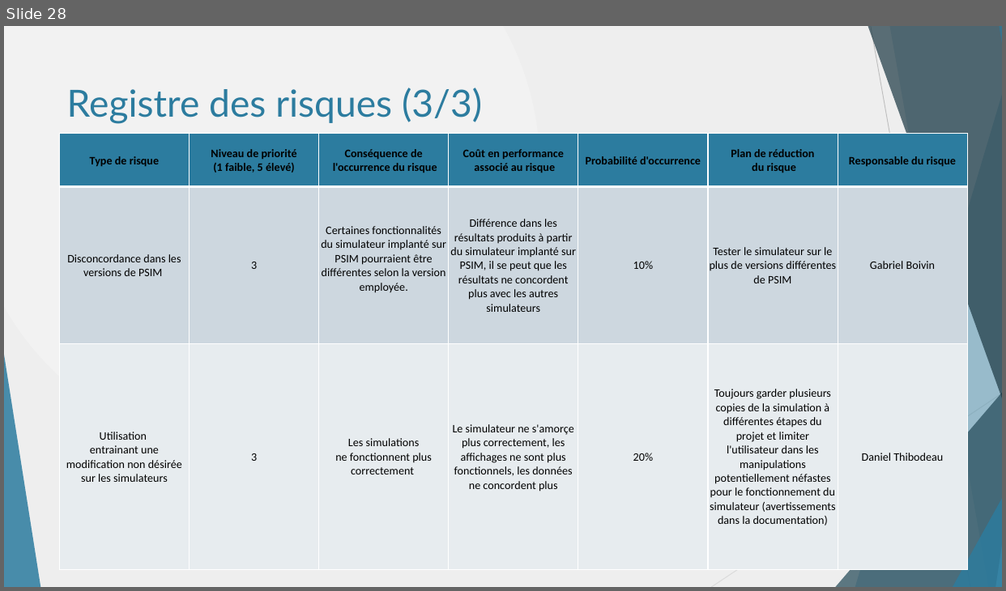
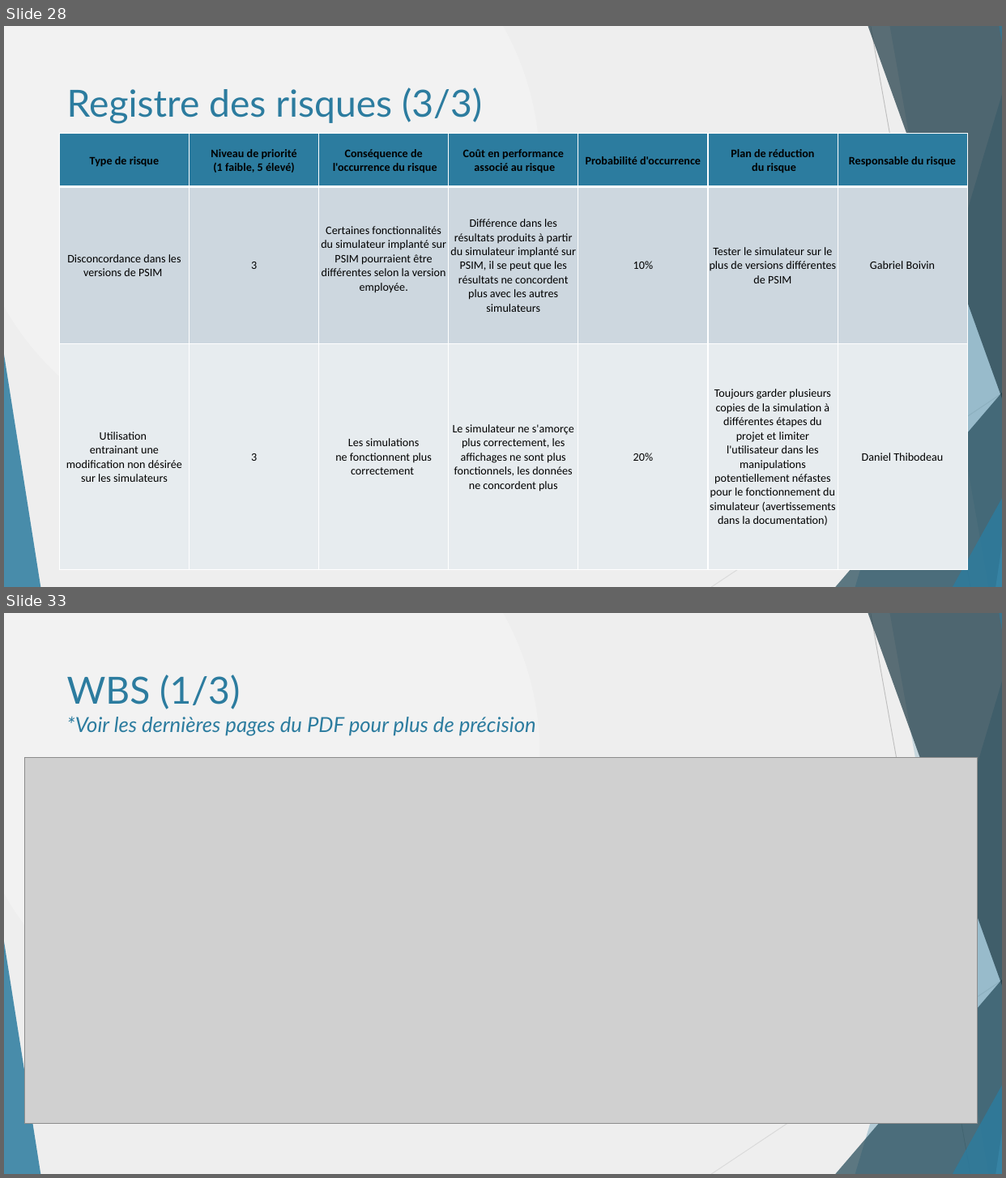
Before and after one commit to danthib76/DesignIV, a slide deck: Remise/Remise 1/Presentation_Remise_1.pptx. Shown one above the other, each under a label of ours: slide 28 before the commit, slides 28 and 33 after it; the slides between them are not shown. The pictures are 1006x591 and 1006x1178 pixels, drawn with LibreOffice and Linux fonts; fonts in the diff are those of the drawing; grey boxes stand for pictures. Boxes give left, top, right and bottom in pixels: in the first picture for what was removed or moved away, otherwise in the second. Text is boxed around its words. In the diff, an @@ line names an element or a change of style, - is before the commit and + after.

```diff
--- a/Remise/Remise 1/Presentation_Remise_1.pptx
+++ b/Remise/Remise 1/Presentation_Remise_1.pptx
@@ slide 33 added at bbox=[4, 613, 1002, 1174], background gradient #F2F2F2 to #EEEEEE; not listed: 10 template elements that a slide beside it also shows @@
@@ title added at bbox=[67, 675, 536, 736], 20 pt, text #2C7C9F, italic @@
+WBS (1/3)
+*Voir les dernières pages du PDF pour plus de précision
@@ picture added at bbox=[24, 757, 978, 1123] @@
```
Also in this commit, not shown: 2 slides changed, 4 other slides added.
